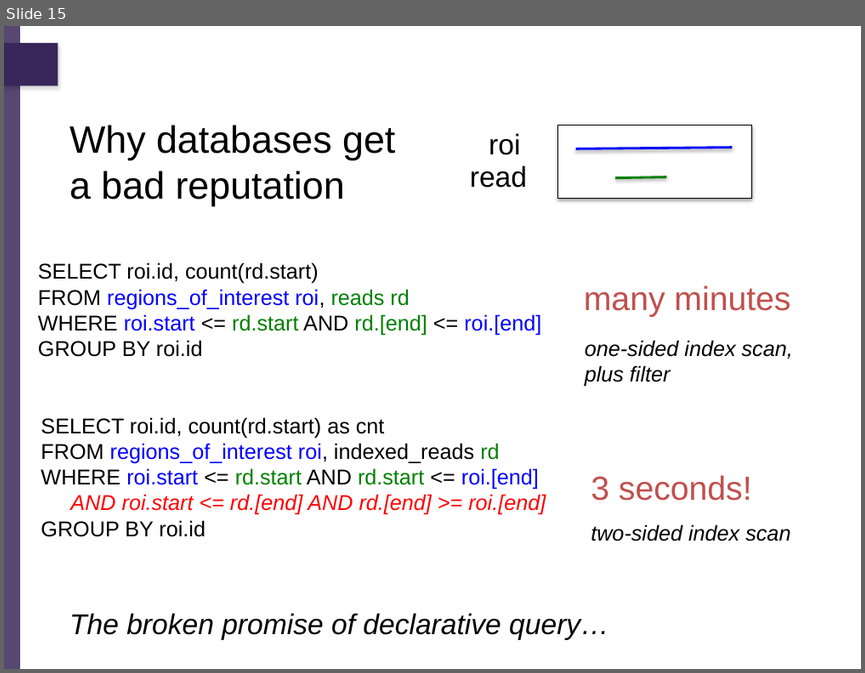
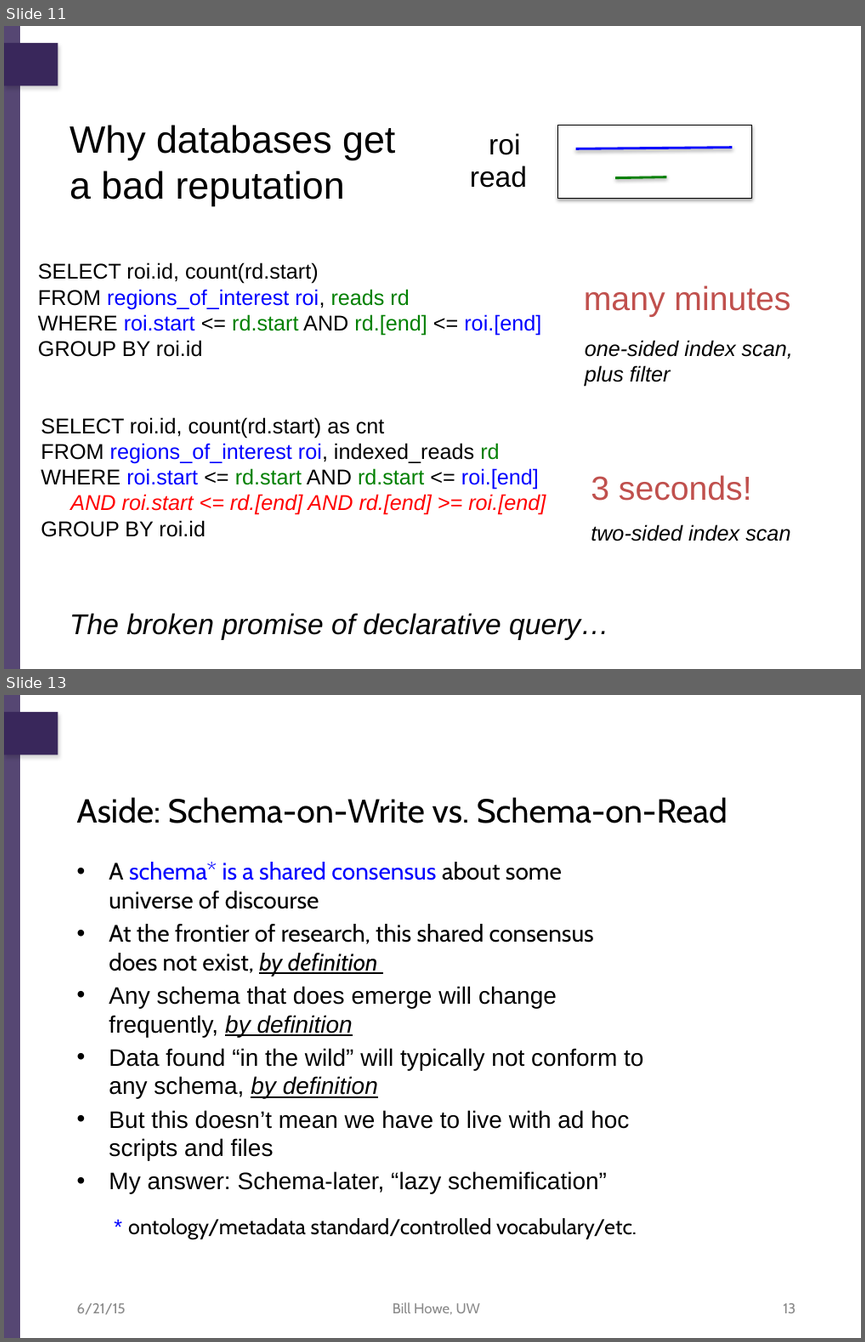
Before and after one commit to billhowe/datasci_course_materials, a slide deck: day1_data_management/part1_relational/03_relational_data_science.pptx. Shown one above the other, each under a label of ours: slide 15 before the commit, slides 11 and 13 after it; the slides between them are not shown. The pictures are 865x673 and 865x1342 pixels, drawn with LibreOffice and Linux fonts; fonts in the diff are those of the drawing; background and template pictures are left out. Boxes give left, top, right and bottom in pixels: in the first picture for what was removed or moved away, otherwise in the second. Text is boxed around its words. In the diff, an @@ line names an element or a change of style, - is before the commit and + after.

```diff
--- a/day1_data_management/part1_relational/03_relational_data_science.pptx
+++ b/day1_data_management/part1_relational/03_relational_data_science.pptx
@@ slide 13 added at <box>4,695,861,1338</box>, background #FFFFFF; not listed: 2 template elements that a slide beside it also shows @@
@@ title added at <box>77,797,727,823</box>, 28 pt, text #000000 @@
+Aside: Schema-on-Write vs. Schema-on-Read
@@ text added at <box>109,862,643,1194</box>, 20 pt, text #000000 @@
+• A schema* is a shared consensus about some universe of discourse
+• At the frontier of research, this shared consensus does not exist, by definition
+• Any schema that does emerge will change frequently, by definition
+• Data found “in the wild” will typically not conform to any schema, by definition
+• But this doesn’t mean we have to live with ad hoc scripts and files
+• My answer: Schema-later, “lazy schemification”
@@ text added at <box>128,1218,636,1240</box>, 18 pt, text #000000 @@
+* ontology/metadata standard/controlled vocabulary/etc.
@@ text added at <box>77,1303,126,1315</box>, 12 pt, text #898989 @@
+6/21/15
@@ text added at <box>392,1302,480,1315</box>, 12 pt, text #898989 @@
+Bill Howe, UW
@@ page number added at <box>783,1303,795,1313</box>, 12 pt, text #898989 @@
+13
@@ what was slide 15 is now slide 11 @@
```
Also in this commit, not shown: 17 slides changed, 5 other slides added, 5 slides removed, 39 other files.
